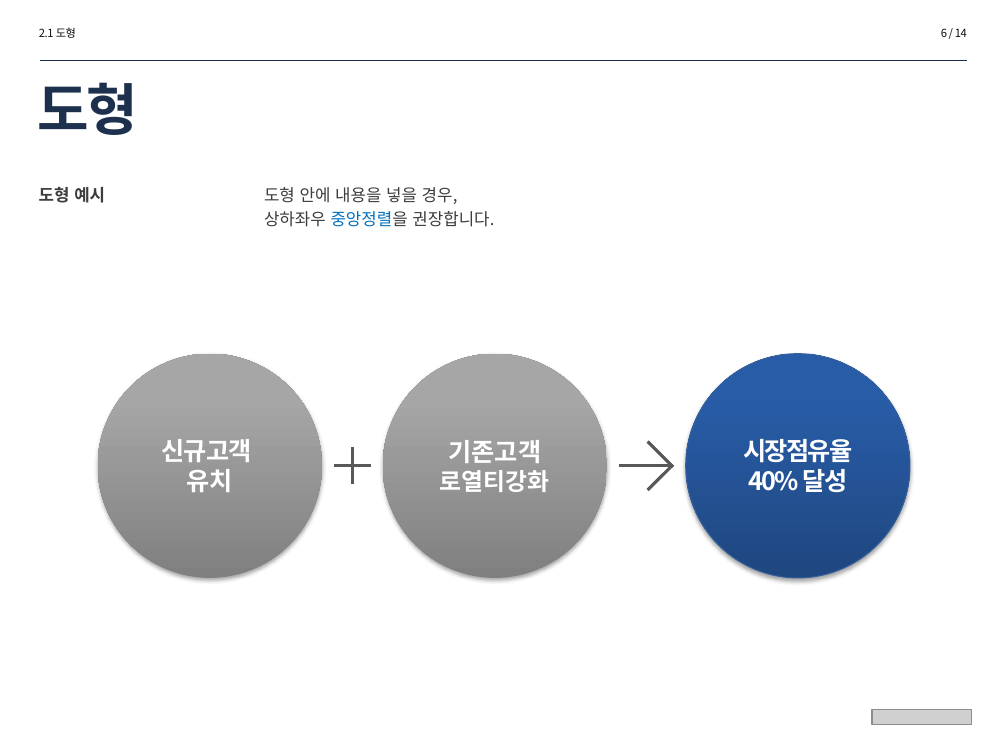
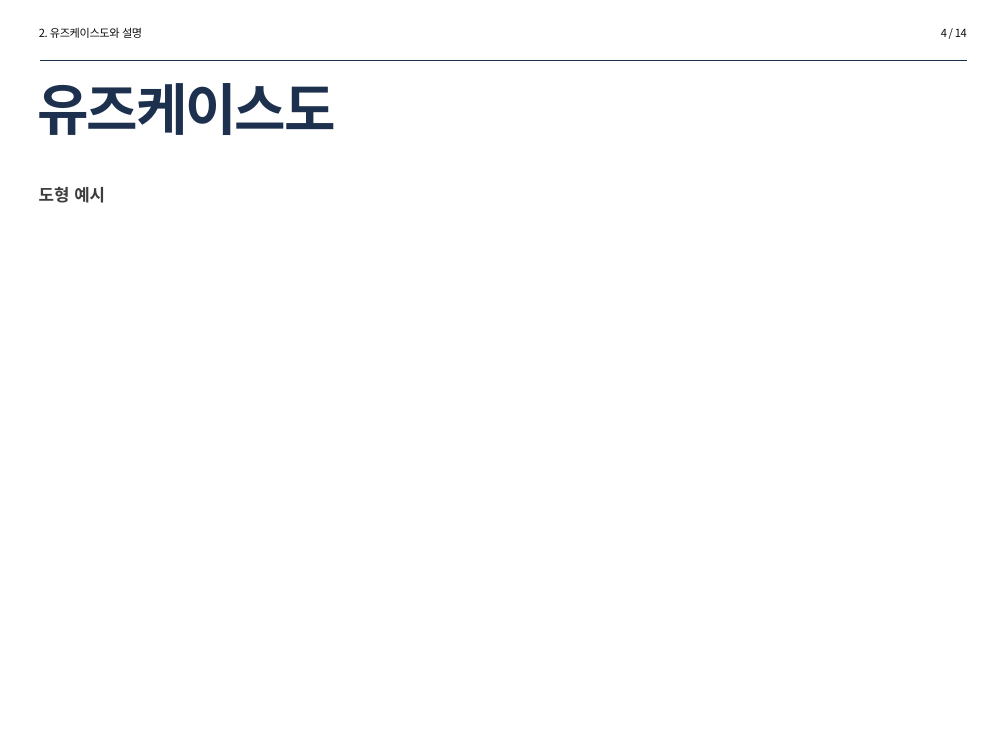
Before and after one commit to livlikwav/UOSSE, a slide deck: slide 4 of 소공중간발표_컴퓨터과학부하경민도우찬.pptx (slide 6 before the commit). Drawn at 1008x756 pixels with LibreOffice and Linux fonts; fonts in the diff are those of the drawing; grey boxes stand for pictures. Boxes give left, top, right and bottom in pixels: in the first picture for what was removed or moved away, otherwise in the second. Text is boxed around its words. In the diff, an @@ line names an element or a change of style, - is before the commit and + after.

```diff
--- a/소공중간발표_컴퓨터과학부하경민도우찬.pptx
+++ b/소공중간발표_컴퓨터과학부하경민도우찬.pptx
@@ text at [39, 27, 142, 38]: text changed @@
-2.1 도형
+2. 유즈케이스도와 설명
@@ page number at [941, 28, 967, 37]: text changed @@
-6 / 14
+4 / 14
@@ title at [37, 83, 335, 135]: text changed @@
-도형
+유즈케이스도
@@ text removed at [264, 187, 494, 227] @@
-도형 안에 내용을 넣을 경우,
-상하좌우 중앙정렬을 권장합니다.
@@ ellipse removed at [98, 354, 322, 578] @@
-신규고객
-유치
@@ ellipse removed at [383, 354, 607, 578] @@
-기존고객
-로열티강화
@@ ellipse removed at [685, 354, 909, 578] @@
-시장점유율
-40% 달성
@@ line removed from (353, 485) to (353, 448) @@
@@ line removed from (649, 443) to (672, 466) @@
@@ line removed from (371, 466) to (334, 466) @@
@@ line removed from (671, 466) to (619, 466) @@
@@ line removed from (671, 466) to (649, 489) @@
@@ picture removed at [872, 710, 971, 725] @@
```
Also in this commit, not shown: 2 other slides changed, 13 slides added, 10 slides removed, 2 other files.
